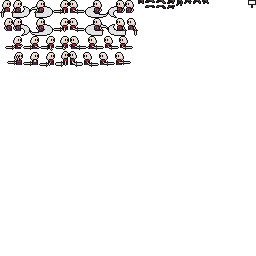
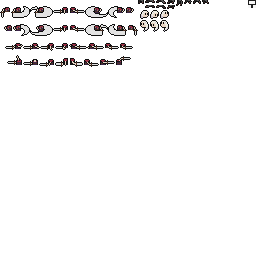
Revision of a layered (256, 256) image; what changed, layer by layer:
added group "Heads" with 6 layers above "Armed left" over (140, 10, 169, 32)
added layer "Layer 53 copy" in group "Heads" over (140, 20, 149, 32)
added layer "Layer 53" in group "Heads" over (140, 10, 149, 19)
added layer "Layer 51 copy" in group "Heads" over (150, 20, 159, 32)
added layer "Layer 51" in group "Heads" over (150, 10, 159, 19)
added layer "Layer 52 copy" in group "Heads" over (160, 20, 169, 32)
added layer "Layer 52" in group "Heads" over (160, 10, 169, 19)
painted on "Layer 12 copy 12" over (4, 18, 13, 26)
painted on "Layer 12 copy 7" over (125, 0, 134, 8)
painted on "Layer 49 copy" over (13, 18, 22, 26)
painted on "Layer 49" over (116, 0, 125, 8)
painted on "Layer 47 copy" over (36, 18, 45, 26)
painted on "Layer 47" over (93, 0, 102, 8)
painted on "Layer 39" (1st of 2, in "Armed left" › "#1") over (99, 52, 131, 66)
painted on "Layer 23 copy 2" (1st of 2, in "Armed left" › "#1") over (83, 52, 92, 60)
painted on "Layer 12 copy 9" over (127, 18, 136, 26)
painted on "Layer 12 copy 8" over (2, 0, 11, 8)
painted on "Layer 46 copy 2" over (116, 18, 125, 26)
painted on "Layer 46 copy" over (13, 0, 22, 8)
painted on "Layer 12 copy 11" over (93, 18, 102, 26)
painted on "Layer 12 copy 10" over (36, 0, 45, 8)
painted on "Layer 38 copy 5" (1st of 2, in "Armed left" › "#1") over (69, 18, 78, 26)
painted on "Layer 38 copy 4" (1st of 2, in "Armed left" › "#1") over (69, 0, 78, 8)
painted on "Layer 38 copy 3" (1st of 2, in "Armed left" › "#1") over (104, 36, 113, 44)
…and 14 more changes (14 painted)
